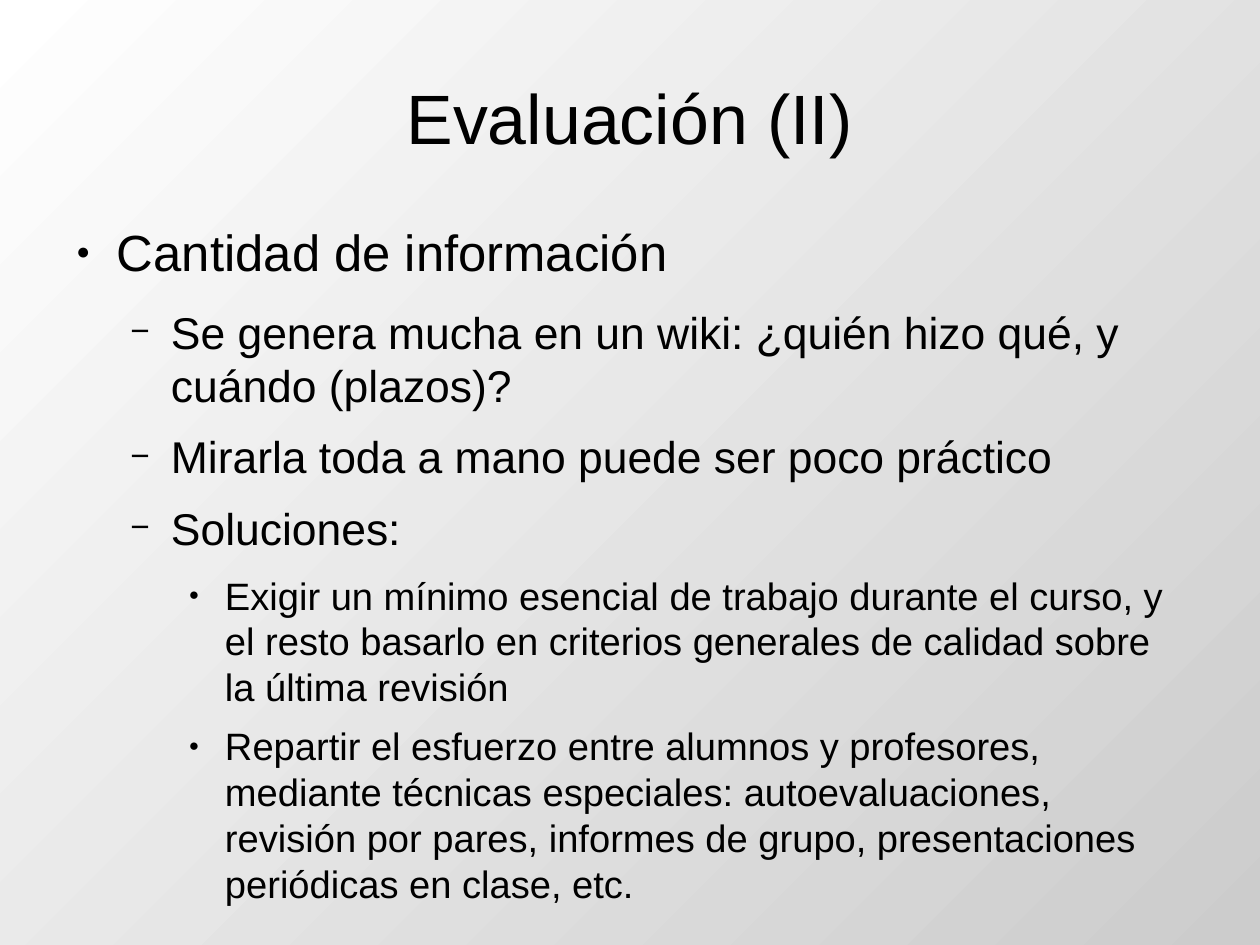
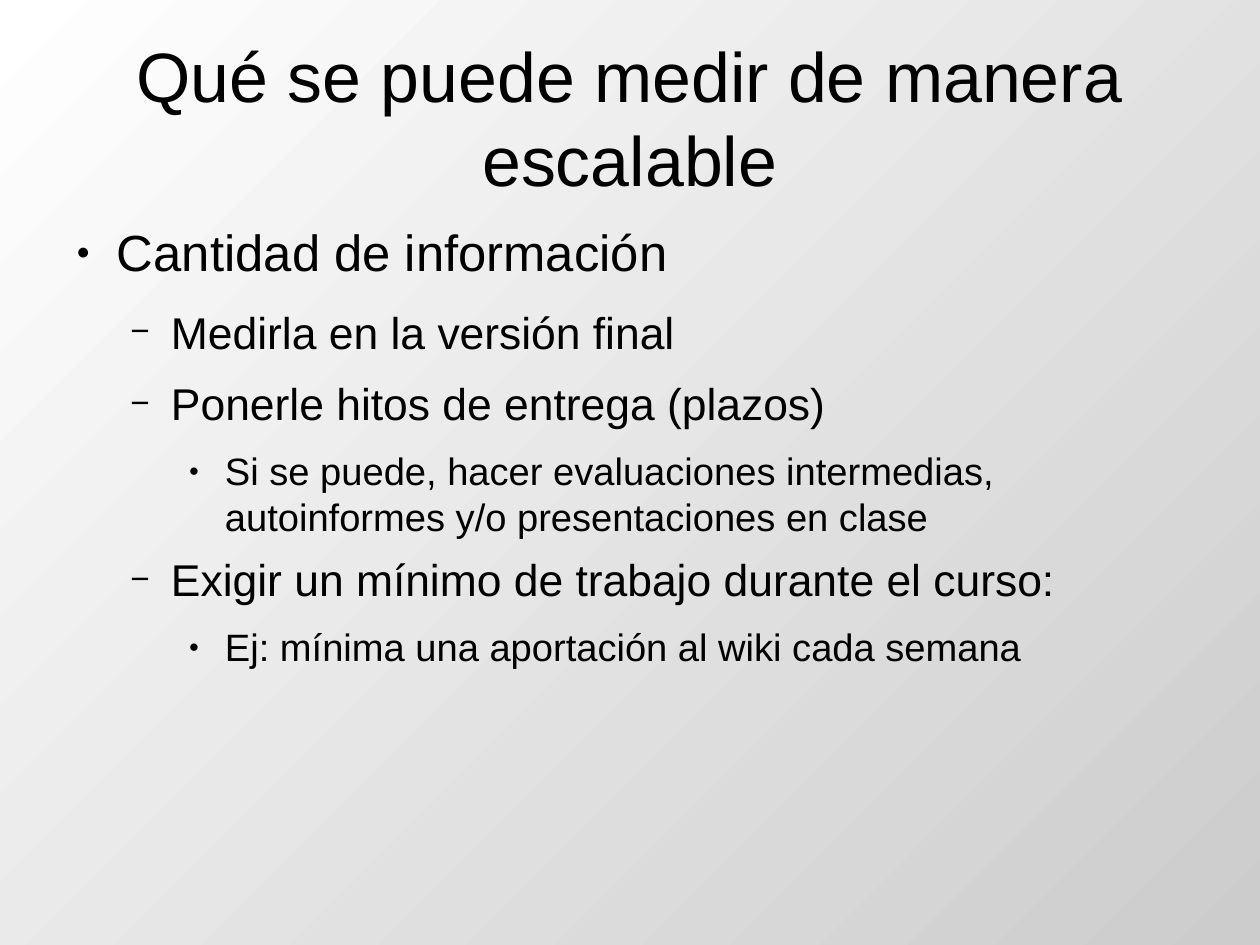
Before and after one commit to DrPantera/wikis4education, a slide deck: slide 8 of uca-2013_07/tema-5-EvaluacionWikis.odp (slide 5 before the commit). Drawn at 1260x945 pixels with LibreOffice and Linux fonts; fonts in the diff are those of the drawing. Boxes give left, top, right and bottom in pixels: in the first picture for what was removed or moved away, otherwise in the second. Text is boxed around its words. In the diff, an @@ line names an element or a change of style, - is before the commit and + after.

```diff
--- a/uca-2013_07/tema-5-EvaluacionWikis.odp
+++ b/uca-2013_07/tema-5-EvaluacionWikis.odp
@@ title at (136, 50, 1122, 187): text changed @@
-Evaluación (II)
+Qué se puede medir de manera escalable
@@ text at (171, 316, 1054, 669): text changed @@
-  − Se genera mucha en un wiki: ¿quién hizo qué, y cuándo (plazos)?
-  − Mirarla toda a mano puede ser poco práctico
-  − Soluciones:
-    ● Exigir un mínimo esencial de trabajo durante el curso, y el resto basarlo en criterios generales de calidad sobre la última revisión
-    ● Repartir el esfuerzo entre alumnos y profesores, mediante técnicas especiales: autoevaluaciones, revisión por pares, informes de grupo, presentaciones periódicas en clase, etc.
+  − Medirla en la versión final
+  − Ponerle hitos de entrega (plazos)
+    ● Si se puede, hacer evaluaciones intermedias, autoinformes y/o presentaciones en clase
+  − Exigir un mínimo de trabajo durante el curso:
+    ● Ej: mínima una aportación al wiki cada semana
```
Also in this commit, not shown: 3 other slides changed, 5 slides added, 2 other files.
